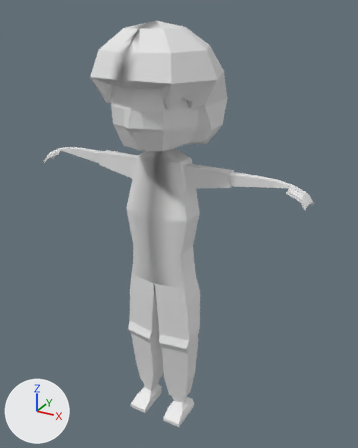
One commit to the FBX model Assets/Models/Characters/NPCs/NPC1.fbx: the scene before it, then after it.
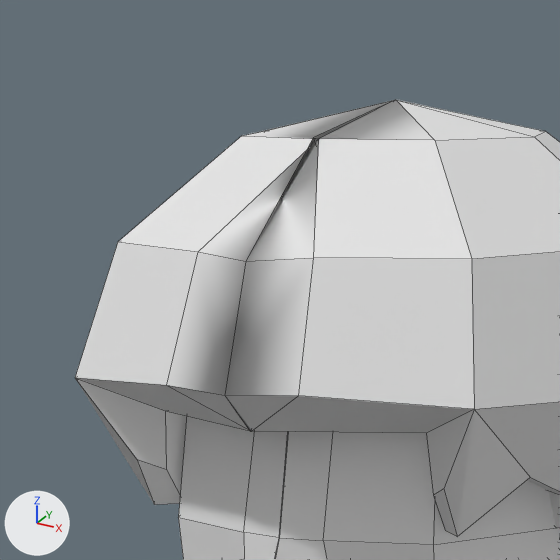
Old and new are each drawn whole from a camera (50 mm lens) standing at (4.87, -8.01, 8.99) and looking at (0.23, 0.44, 4.77) and again close up on the part from 21% to 53% of the width and 0% to 26% of the height. Lighting does not change. The marker at lower left points along +X, +Y and +Z. The close-ups show mesh edges as thin lines. Materials are left out; every surface is plain grey. Vertices at the same position are counted once.

The first close-up shows 'Cuerpo', 'Pelo'.
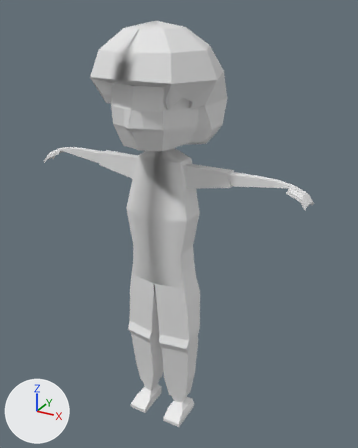
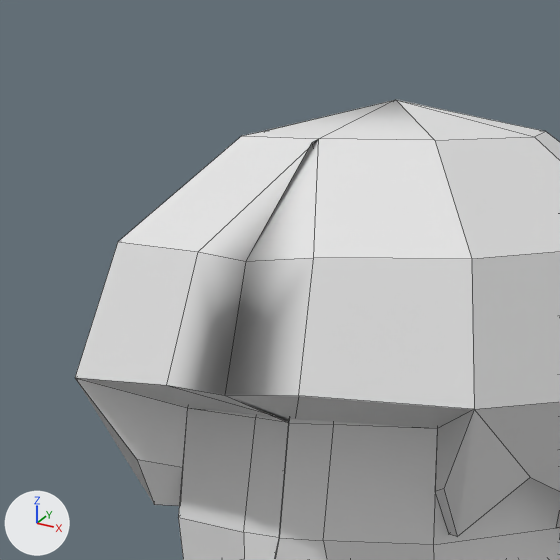
The newer file is also turned or shifted as a whole; pictures and numbers use the older file's frame.

Location of each change, [x1, y1, x2, y2] in pixels of the close-ups (560 x 560 px; the box of a moved part takes in the faces that stretch with it):
part 1 of me_sphere_007, moved or reshaped
    both: [198, 100, 434, 261]
part 2 of me_sphere_007, moved or reshaped
    both: [76, 378, 560, 552]

What the commit changed:
me_sphere_007 is used by ob_pelo; location (0.0, 0.0, -4.64).
Verts and faces of me_sphere_007; kept vertices keep their numbers, new ones are numbered from 118.
Before the commit, vertices of me_sphere_007: 26 (-0.54, -0.73, 12.38) at pixel (165, 410), 29 (-0.56, 0.0, 12.38), 30 (-0.56, 0.0, 12.0), 41 (-0.56, -0.72, 12.17) at pixel (166, 469), 42 (-0.56, -0.63, 12.04).
Before the commit, vertices of me_sphere_007: 44 (-0.56, -0.35, 12.21), 45 (-0.56, -0.16, 12.15), 86 (0.0, -0.99, 12.38) at pixel (250, 431), 89 (0.54, -0.73, 12.38) at pixel (426, 433), 92 (0.56, 0.0, 12.38).
Before the commit, vertices of me_sphere_007: 93 (0.56, 0.0, 12.0), 110 (0.0, -0.98, 12.38) at pixel (251, 431), 113 (0.56, -0.72, 12.17) at pixel (433, 495), 114 (0.56, -0.63, 12.04), 116 (0.56, -0.35, 12.21).
Before the commit, vertices of me_sphere_007: 117 (0.56, -0.16, 12.15).
me_sphere_007 had 118 vertices, 132 faces and spanned x -1.23..1.23, y -1.13..1.36, z 11.06..13.4.
me_sphere_007 now has 118 vertices, 130 faces and spans x -1.23..1.23, y -1.13..1.36, z 11.06..13.4.
Part 1, on me_sphere_007:
6 faces are deleted.
2 vertices move from x 0.0, y -0.54..-0.34, z 12.97..13.3 to x 0.0, y -0.56..-0.37, z 12.92..13.28.
4 new faces join them.
Part 2, on me_sphere_007:
Vertex 26 moves to (-0.52, -0.63, 12.38), pixel (187, 407).
Vertex 29 moves to (-0.84, 0.0, 12.38).
Vertex 30 moves to (-0.87, 0.0, 12.0).
Vertex 41 moves to (-0.53, -0.66, 12.17), pixel (182, 467).
Vertex 42 moves to (-0.57, -0.64, 12.03).
Vertex 44 moves to (-0.68, -0.35, 12.21).
Vertex 45 moves to (-0.78, -0.16, 12.15).
Vertex 86 moves to (0.0, -0.76, 12.38), pixel (288, 422).
Vertex 89 moves to (0.52, -0.63, 12.38), pixel (437, 428).
Vertex 92 moves to (0.84, 0.0, 12.38).
Vertex 93 moves to (0.87, 0.0, 12.0).
Vertex 110 moves to (0.0, -0.72, 12.38).
Vertex 113 moves to (0.53, -0.66, 12.17), pixel (434, 491).
Vertex 114 moves to (0.57, -0.64, 12.03), pixel (448, 534).
Vertex 116 moves to (0.68, -0.35, 12.21).
Vertex 117 moves to (0.78, -0.16, 12.15).
